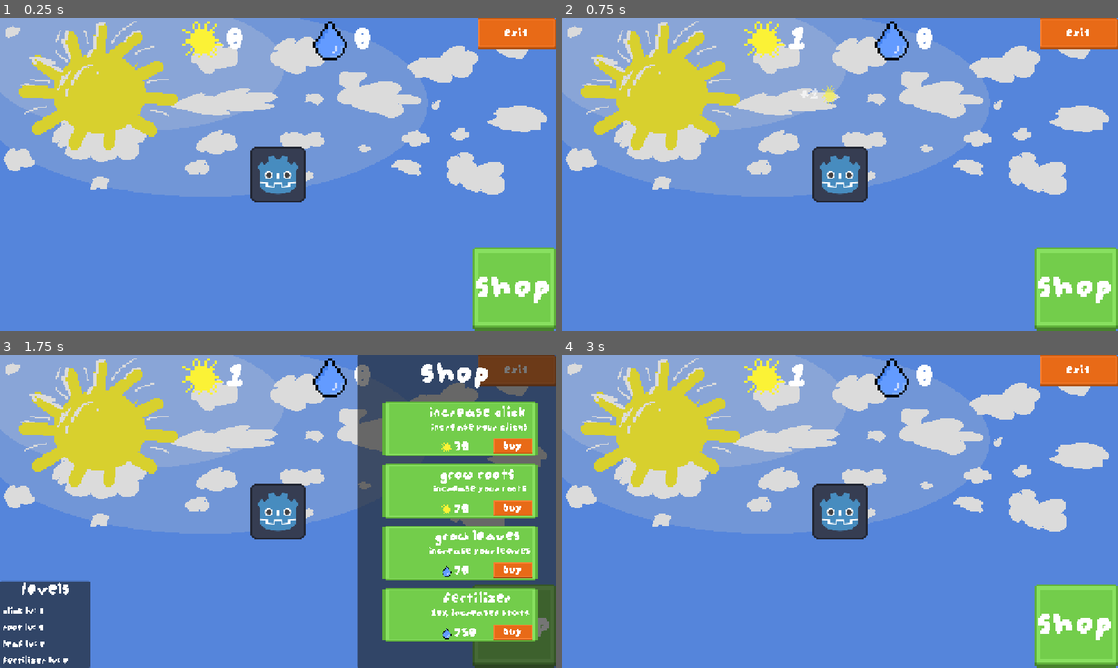
Above: before the commit, frames 1-4 (two rows, left to right).
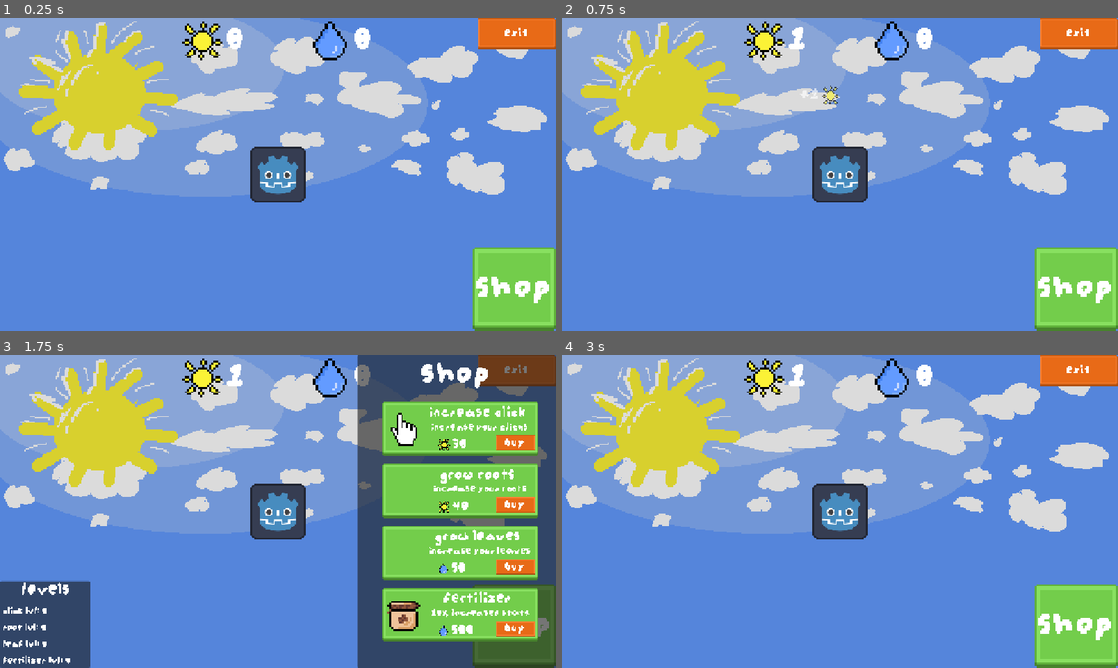
Above: after the commit, the same moments.

Repository: 8-Square/Sun-Roots
Game: Godot game, scene res://Scene/MainScene.tscn
Two runs of this game, one before a commit and one after it. Both use one fixed random seed, a clock stepped at 60 frames per second and the inputs below. The project has no main scene, so this scene is started directly.
Inputs (mouse positions are in pixels of both pictures, inside the frame that each line leads up to):
- Up to frame 1 (0.25 s): no input
- Up to frame 2 (0.75 s): click (840, 174) at 0.5 s
- Up to frame 3 (1.75 s): click "Shop" at 1.25 s
- Up to frame 4 (3 s): click "Buy" at 2 s; click (840, 511) at 2.75 s

The runs differ from the first frame. In frame 1, 0.4% of the frame differs, in the area x 32-40%, y 1-14%; in frame 2, 0.5%; in frame 3, 4.5%, in the area x 6-97%, y 1-99%; in frame 4, 0.4%.

Commit message:
more assets + gameplay working officially

Diff:
--- a/Scene/IntroScene.tscn
+++ b/Scene/IntroScene.tscn
@@ -2,7 +2,9 @@
 
 [ext_resource type="Texture2D" uid="uid://bf6l0y2p8pi2l" path="res://Asset/red_rectangle.png" id="1_k8haa"]
 [ext_resource type="Script" uid="uid://dev52v0rbq5dn" path="res://Script/intro_scene.gd" id="1_vvwfm"]
+[ext_resource type="Texture2D" uid="uid://di0qjh5vxivd3" path="res://Asset/Sun.png" id="2_qrgkb"]
 [ext_resource type="FontFile" uid="uid://dmr2t0mse8d3m" path="res://Asset/augiepixel.ttf" id="2_vvwfm"]
+[ext_resource type="Texture2D" uid="uid://oq3p1lgmxgud" path="res://Asset/green_pressed_rectangle.png" id="3_t0bfu"]
 
 [sub_resource type="Theme" id="Theme_qrgkb"]
 default_font = ExtResource("2_vvwfm")
@@ -12,7 +14,7 @@
 default_font = ExtResource("2_vvwfm")
 
 [sub_resource type="LabelSettings" id="LabelSettings_70blk"]
-font_size = 100
+font_size = 150
 font_color = Color(1, 0.34901962, 0.09803922, 1)
 
 [node name="IntroScene" type="Control" unique_id=1497487050]
@@ -35,6 +37,15 @@
 mouse_filter = 2
 color = Color(0.92156863, 0.78039217, 0.4117647, 1)
 
+[node name="TextureRect" type="TextureRect" parent="." unique_id=845415636]
+layout_mode = 0
+offset_left = -25.0
+offset_top = -47.0
+offset_right = 103.0
+offset_bottom = 81.0
+scale = Vector2(4, 4)
+texture = ExtResource("2_qrgkb")
+
 [node name="CanvasLayer" type="CanvasLayer" parent="." unique_id=1365609990]
 
 [node name="VBoxContainer" type="VBoxContainer" parent="CanvasLayer" unique_id=1916090821]
@@ -44,9 +55,9 @@
 anchor_right = 0.5
 anchor_bottom = 0.5
 offset_left = -124.0
-offset_top = 14.0
+offset_top = 54.0
 offset_right = -4.0
-offset_bottom = 114.0
+offset_bottom = 154.0
 grow_horizontal = 2
 grow_vertical = 2
 scale = Vector2(2, 2)
@@ -54,6 +65,7 @@
 [node name="PlayButton" type="TextureButton" parent="CanvasLayer/VBoxContainer" unique_id=1450592724]
 layout_mode = 2
 texture_normal = ExtResource("1_k8haa")
+texture_pressed = ExtResource("3_t0bfu")
 
 [node name="RichTextLabel" type="RichTextLabel" parent="CanvasLayer/VBoxContainer/PlayButton" unique_id=718738746]
 layout_mode = 1
@@ -71,6 +83,7 @@
 [node name="QuitButton" type="TextureButton" parent="CanvasLayer/VBoxContainer" unique_id=730366836]
 layout_mode = 2
 texture_normal = ExtResource("1_k8haa")
+texture_pressed = ExtResource("3_t0bfu")
 
 [node name="RichTextLabel" type="RichTextLabel" parent="CanvasLayer/VBoxContainer/QuitButton" unique_id=783556206]
 layout_mode = 1
@@ -89,24 +102,39 @@
 anchors_preset = 5
 anchor_left = 0.5
 anchor_right = 0.5
-offset_left = -212.0
-offset_top = 59.0
-offset_right = -6.0
-offset_bottom = 155.0
+offset_left = -221.0
+offset_top = 8.0
+offset_right = -15.0
+offset_bottom = 152.0
 grow_horizontal = 2
 theme = SubResource("Theme_6l33x")
-text = "Sun &"
+text = "Sun"
 label_settings = SubResource("LabelSettings_70blk")
+
+[node name="Label3" type="Label" parent="." unique_id=837997060]
+layout_mode = 1
+anchors_preset = 5
+anchor_left = 0.5
+anchor_right = 0.5
+offset_left = -47.0
+offset_top = 89.0
+offset_right = 159.0
+offset_bottom = 281.0
+grow_horizontal = 2
+theme_override_colors/font_color = Color(1, 0.34901962, 0.09803922, 1)
+theme_override_fonts/font = ExtResource("2_vvwfm")
+theme_override_font_sizes/font_size = 200
+text = "&"
 
 [node name="Label2" type="Label" parent="." unique_id=2142502384]
 layout_mode = 1
 anchors_preset = 5
 anchor_left = 0.5
 anchor_right = 0.5
-offset_left = 13.0
-offset_top = 129.0
-offset_right = 233.0
-offset_bottom = 225.0
+offset_left = 29.0
+offset_top = 195.0
+offset_right = 359.0
+offset_bottom = 339.0
 grow_horizontal = 2
 theme = SubResource("Theme_6l33x")
 text = "Roots"
--- a/Scene/ShopUpgrade.tscn
+++ b/Scene/ShopUpgrade.tscn
@@ -1,7 +1,7 @@
 [gd_scene format=3 uid="uid://bd731r05e650w"]
 
 [ext_resource type="Texture2D" uid="uid://cfn0eoewbro8e" path="res://Asset/water_small.png" id="1_ll5qo"]
-[ext_resource type="Texture2D" uid="uid://draq08b04pakv" path="res://Asset/green_pressed.png" id="1_ploc6"]
+[ext_resource type="Texture2D" uid="uid://dn06yajd0otr0" path="res://Asset/green_rectangle.png" id="1_urd6o"]
 [ext_resource type="FontFile" uid="uid://dmr2t0mse8d3m" path="res://Asset/augiepixel.ttf" id="2_0fwn2"]
 [ext_resource type="Script" uid="uid://bq27pb2pr33st" path="res://Script/shop_upgrade.gd" id="2_urd6o"]
 [ext_resource type="Texture2D" uid="uid://bf6l0y2p8pi2l" path="res://Asset/red_rectangle.png" id="3_0fwn2"]
@@ -11,7 +11,7 @@
 anchor_right = -0.01953125
 offset_right = 265.0
 offset_bottom = 75.0
-texture = ExtResource("1_ploc6")
+texture = ExtResource("1_urd6o")
 script = ExtResource("2_urd6o")
 metadata/_edit_use_anchors_ = true
 
@@ -68,9 +68,10 @@
 anchor_top = 1.0
 anchor_right = 1.0
 anchor_bottom = 1.0
-offset_left = -149.0
-offset_top = -25.0
+offset_left = -154.0
+offset_top = -30.0
 offset_right = -88.0
+offset_bottom = -4.0
 grow_horizontal = 0
 grow_vertical = 0
 
@@ -89,21 +90,20 @@
 
 [node name="BuyButton" type="TextureButton" parent="." unique_id=1393019380]
 layout_mode = 1
-anchors_preset = -1
-anchor_left = 0.97
-anchor_top = 0.9866667
-anchor_right = 0.97
-anchor_bottom = 0.9866667
-offset_left = -122.0
-offset_top = -50.0
-offset_right = -2.0
-offset_bottom = -2.0
+anchors_preset = 3
+anchor_left = 1.0
+anchor_top = 1.0
+anchor_right = 1.0
+anchor_bottom = 1.0
+offset_left = -126.0
+offset_top = -56.0
+offset_right = -6.0
+offset_bottom = -8.0
 grow_horizontal = 0
 grow_vertical = 0
 scale = Vector2(0.5, 0.5)
 pivot_offset_ratio = Vector2(1, 1)
 texture_normal = ExtResource("3_0fwn2")
-metadata/_edit_use_anchors_ = true
 
 [node name="Label" type="Label" parent="BuyButton" unique_id=515832490]
 layout_mode = 1
--- a/Script/fertilizer.tres
+++ b/Script/fertilizer.tres
@@ -2,6 +2,7 @@
 
 [ext_resource type="Texture2D" uid="uid://cfn0eoewbro8e" path="res://Asset/water_small.png" id="1_7iyi2"]
 [ext_resource type="Script" uid="uid://c2ehhant3t00d" path="res://Script/upgrade.gd" id="2_7xden"]
+[ext_resource type="Texture2D" uid="uid://ki6ij7c3a10u" path="res://Asset/fertilizer.png" id="2_g0i1g"]
 
 [resource]
 script = ExtResource("2_7xden")
@@ -10,7 +11,8 @@
 description = "10% Increased stats"
 currency = "Water"
 currency_icon = ExtResource("1_7iyi2")
-base_cost = 750.0
+base_cost = 500.0
 cost_multiplier = 1.3
 effect = 0.1
+icon = ExtResource("2_g0i1g")
 metadata/_custom_type_script = "uid://c2ehhant3t00d"
--- a/Script/shop.gd
+++ b/Script/shop.gd
@@ -36,7 +36,7 @@
 
 func refresh_level_overview() -> void:
 	for upgrade in upgrades:
-		var label_text = "Lv: " + str(upgrade.level)
+		var label_text = "Lvl: " + str(upgrade.level)
 		if upgrade.id == "click":
 			click_level_label.text = "click " + label_text
 		elif upgrade.id == "root":
--- a/Script/shop_upgrade.gd
+++ b/Script/shop_upgrade.gd
@@ -14,7 +14,6 @@
 	$HBoxContainer/CurrencyIcon.texture = upgrade.currency_icon
 
 
-
 func _on_buy_button_pressed() -> void:
 	if main_ref.buy_upgrade(upgrade):
 		refresh_cost()
--- a/Script/upgrade_click.tres
+++ b/Script/upgrade_click.tres
@@ -2,6 +2,7 @@
 
 [ext_resource type="Script" uid="uid://c2ehhant3t00d" path="res://Script/upgrade.gd" id="1_7gwtp"]
 [ext_resource type="Texture2D" uid="uid://dxloogjp40llg" path="res://Asset/sun_small.png" id="1_estut"]
+[ext_resource type="Texture2D" uid="uid://beiomg3lw8uy5" path="res://Asset/mouse.png" id="2_ojc67"]
 
 [resource]
 script = ExtResource("1_7gwtp")
@@ -11,6 +12,7 @@
 currency = "Sunlight"
 currency_icon = ExtResource("1_estut")
 base_cost = 30.0
-cost_multiplier = 1.5
+cost_multiplier = 1.4
 effect = 1.0
+icon = ExtResource("2_ojc67")
 metadata/_custom_type_script = "uid://c2ehhant3t00d"
--- a/Script/upgrade_leaf.tres
+++ b/Script/upgrade_leaf.tres
@@ -10,7 +10,7 @@
 description = "Increase your leaves"
 currency = "Water"
 currency_icon = ExtResource("1_obtlj")
-base_cost = 70.0
+base_cost = 50.0
 cost_multiplier = 1.15
 effect = 0.5
 metadata/_custom_type_script = "uid://c2ehhant3t00d"
--- a/Script/upgrade_root.tres
+++ b/Script/upgrade_root.tres
@@ -10,7 +10,7 @@
 description = "Increase your roots"
 currency = "Sunlight"
 currency_icon = ExtResource("1_nuche")
-base_cost = 70.0
-cost_multiplier = 1.15
-effect = 0.5
+base_cost = 40.0
+cost_multiplier = 1.1
+effect = 0.6
 metadata/_custom_type_script = "uid://c2ehhant3t00d"
Binary file added: Asset/fertilizer.png
Not shown, added: Asset/fertilizer.png.import
Binary file changed: Asset/green.png
Binary file added: Asset/green_pressed_rectangle.png
Not shown, added: Asset/green_pressed_rectangle.png.import
Binary file added: Asset/green_rectangle.png
Not shown, added: Asset/green_rectangle.png.import
Binary file added: Asset/mouse.png
Not shown, added: Asset/mouse.png.import
Binary file changed: Asset/sun_small.png
Not shown, changed: kanban_tasks_data.kanban
